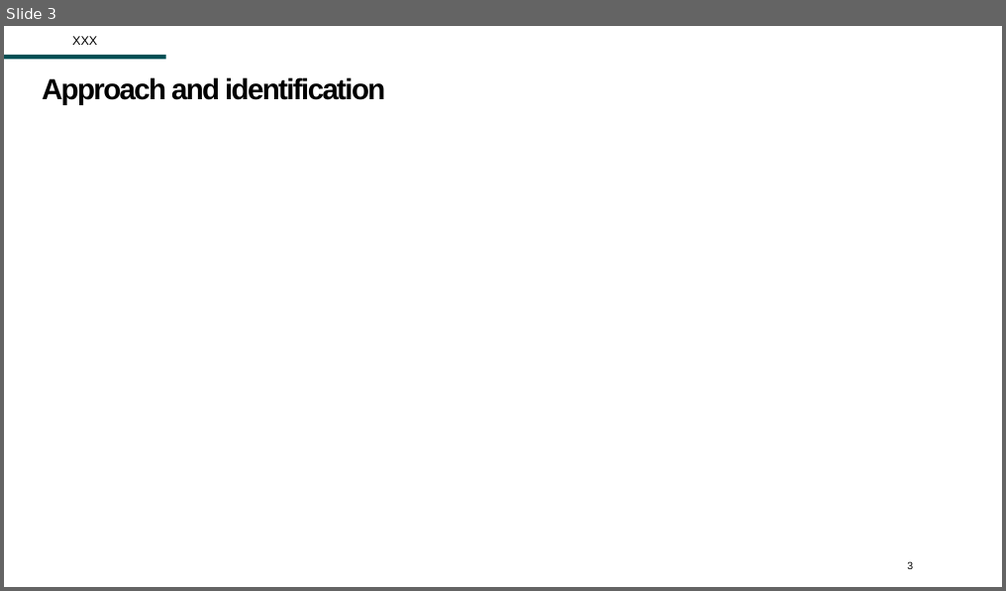
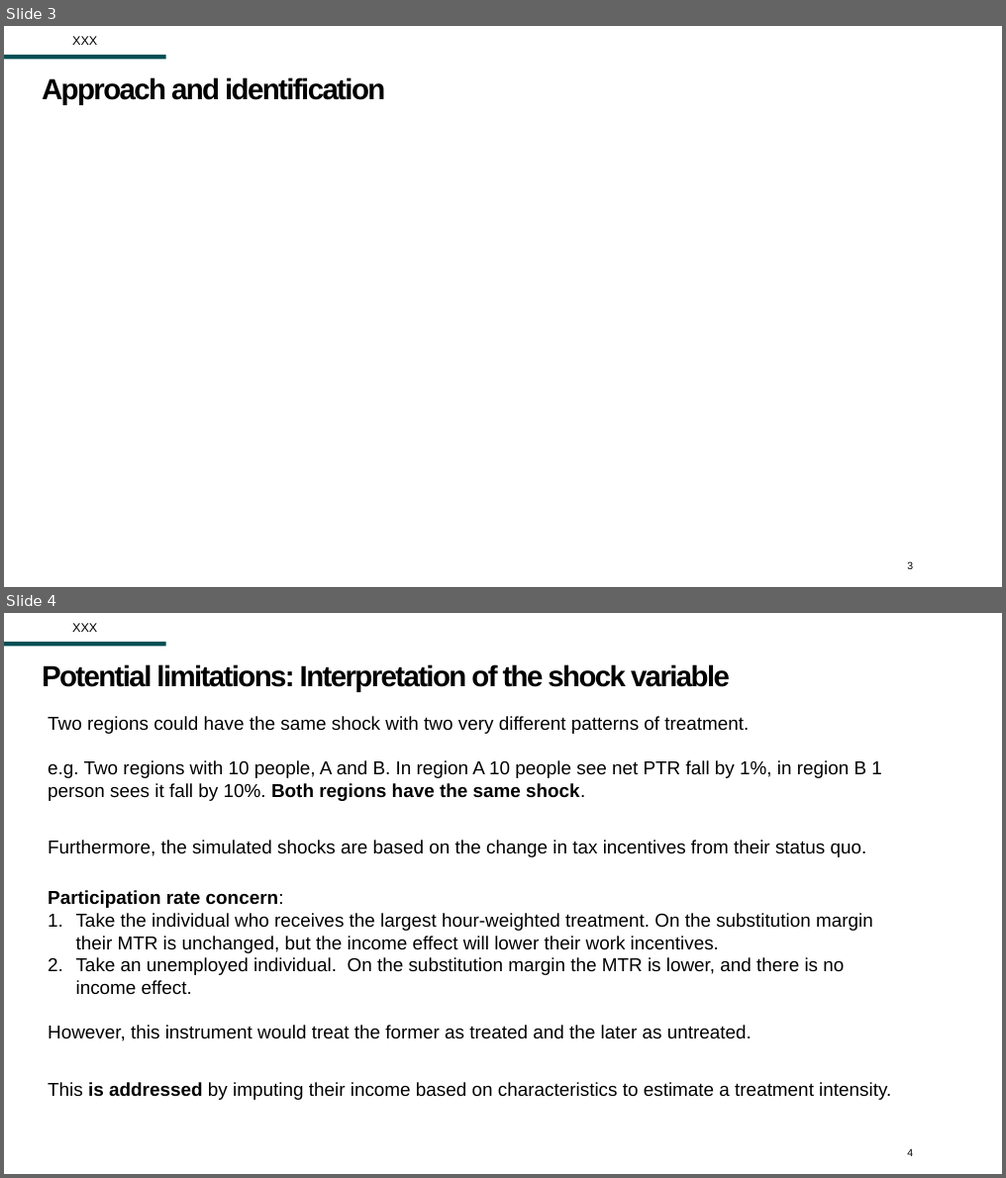
Before and after one commit to Zjub/TVHENZ, a slide deck: e61 Projects/Presentations/Discusant Wage Subsides TTPI Aug 2025.pptx. Shown one above the other, each under a label of ours: slide 3 before the commit, slides 3 and 4 after it. The pictures are 1006x591 and 1006x1178 pixels, drawn with LibreOffice and Linux fonts; fonts in the diff are those of the drawing; background and template pictures are left out. Boxes give left, top, right and bottom in pixels: in the first picture for what was removed or moved away, otherwise in the second. Text is boxed around its words. In the diff, an @@ line names an element or a change of style, - is before the commit and + after.

```diff
--- a/e61 Projects/Presentations/Discusant Wage Subsides TTPI Aug 2025.pptx
+++ b/e61 Projects/Presentations/Discusant Wage Subsides TTPI Aug 2025.pptx
@@ slide 4 added at bbox=[4, 613, 1002, 1174], background #FFFFFF; not listed: 1 template element that a slide beside it also shows @@
@@ text added at bbox=[72, 623, 97, 632], 12 pt, text #000000 @@
+XXX
@@ title added at bbox=[42, 664, 730, 692], 28 pt, text #000000, bold @@
+Potential limitations: Interpretation of the shock variable
@@ text added at bbox=[48, 716, 882, 801], 18 pt, text #000000 @@
+Two regions could have the same shock with two very different patterns of treatment.
+e.g. Two regions with 10 people, A and B. In region A 10 people see net PTR fall by 1%, in region B 1 person sees it fall by 10%. Both regions have the same shock.
@@ text added at bbox=[48, 840, 867, 858], 18 pt, text #000000 @@
+Furthermore, the simulated shocks are based on the change in tax incentives from their status quo.
@@ text added at bbox=[48, 890, 873, 1042], 18 pt, text #000000 @@
+Participation rate concern:
+1. Take the individual who receives the largest hour-weighted treatment. On the substitution margin their MTR is unchanged, but the income effect will lower their work incentives.
+2. Take an unemployed individual. On the substitution margin the MTR is lower, and there is no income effect.
+However, this instrument would treat the former as treated and the later as untreated.
@@ text added at bbox=[48, 1082, 891, 1100], 18 pt, text #000000 @@
+This is addressed by imputing their income based on characteristics to estimate a treatment intensity.
@@ page number added at bbox=[907, 1149, 913, 1157], 10 pt, text #000000 @@
+4
```
Also in this commit, not shown: 2 slides changed, 3 other slides added, 1 other file.
